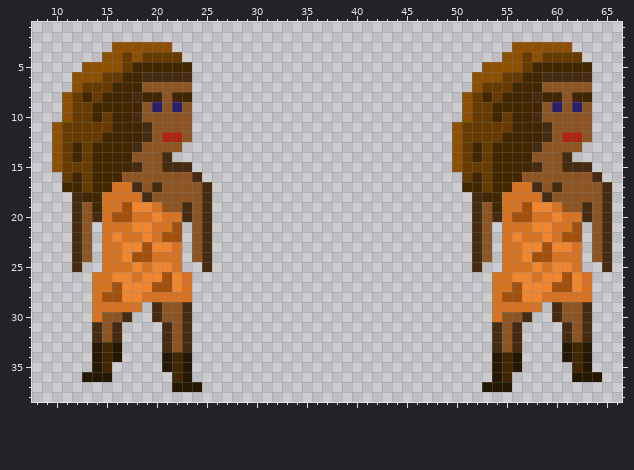
A sprite sheet gets an edit: TrappedInside/Assets/Sprites/Amazon/amazon-walking.png. Above is the file before it was changed.
The file is 80x40 pixels. Shown: x 8..66, y 1..38.
And afterwards:
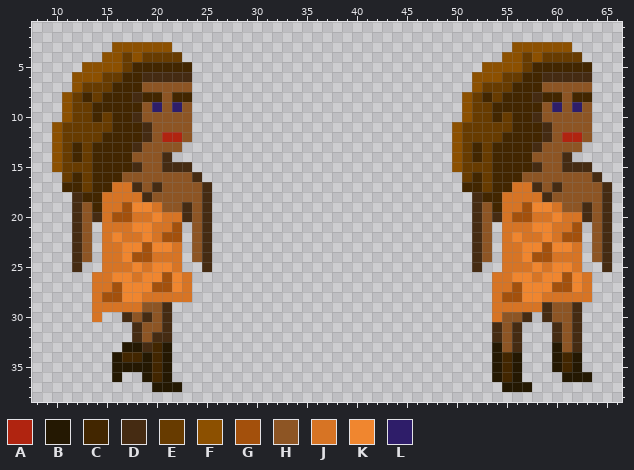
Palette (. is transparent): A #b02410  B #241802  C #422600  D #452b12  E #673b00  F #8c5000  G #a3500c  H #8d5524  J #d77424  K #f0862f  L #2e1d69
The exact change:
@@ x 8..66 @@
 28 ......JGGKKJJJJJ..............................JGGKKJJJJJ...
-29 ......JJJJJ.DHHD..............................JJJJJ.DHHD...
-30 ......JHHD..DHHD..............................JHHD..DHHD...
-31 ......DHD....DHD..............................DHD....DHD...
-32 ......DHD....DHD..............................DHD....DHD...
-33 ......BCB....DHD..............................DHD....BCB...
-34 ......BCB....BCB..............................BCB....BCB...
-35 ......BC.....BCB..............................BCB.....CB...
-36 .....BBB......CB..............................BC......BBB..
-37 ..............BBB............................BBB...........
+29 ......JJJJJHHD................................JJJJJDHHD....
+30 ......J..DHDHD................................JHHD.DHHD....
+31 ..........DHHD................................DHD...DHD....
+32 ..........DHDD................................DHD...DHD....
+33 .........BBDCB................................BHD...BHD....
+34 ........BCCBCB................................BCB...BCB....
+35 ........BBBBCB................................BCB...BCB....
+36 ........B..BCB................................BCB....BBB...
+37 ............BBB................................BBB.........
 38 ...........................................................
Changed places in both pictures, as pixel boxes (x1, y1, x2, y2):
changed: (82, 302, 202, 392)
changed: (482, 302, 602, 392)
